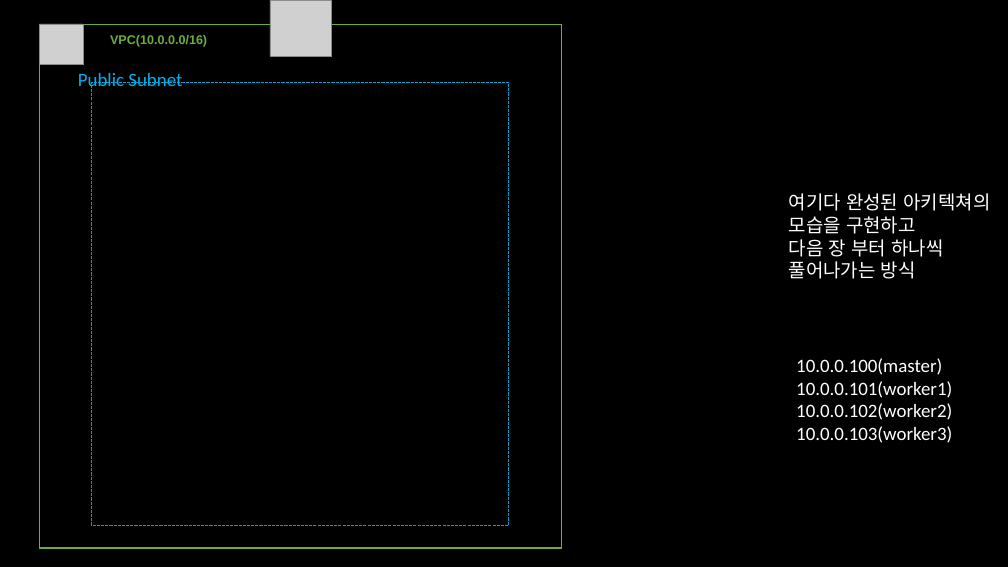
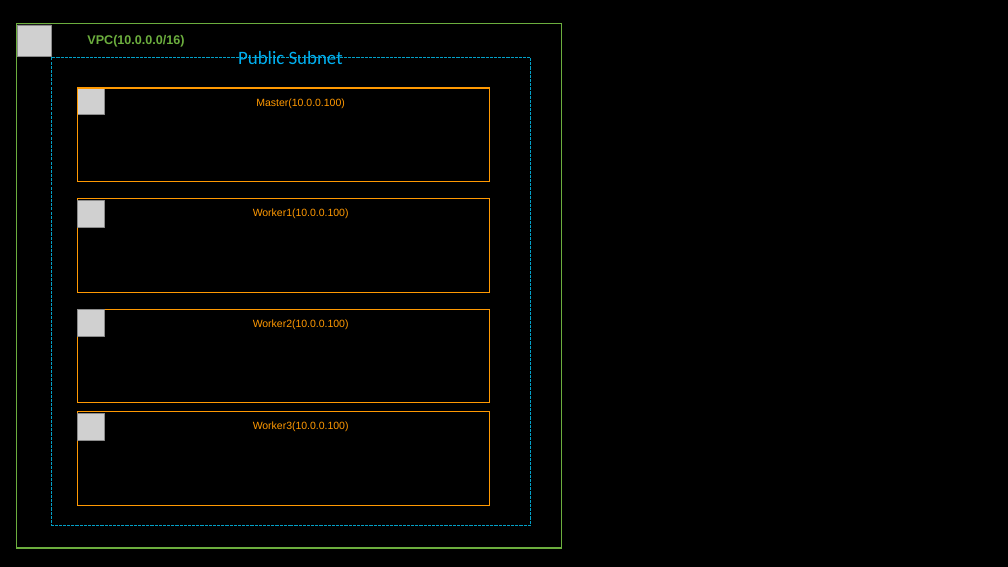
Before and after one commit to Simjunbo2/CloudformationProject, a slide deck: slide 3 of toyProject.pptx (slide 1 before the commit). Drawn at 1008x567 pixels with LibreOffice and Linux fonts; fonts in the diff are those of the drawing; grey boxes stand for pictures. Boxes give left, top, right and bottom in pixels: in the first picture for what was removed or moved away, otherwise in the second. Text is boxed around its words. In the diff, an @@ line names an element or a change of style, - is before the commit and + after.

```diff
--- a/toyProject.pptx
+++ b/toyProject.pptx
@@ rectangle "VPC(10.0.0.0/16)" resized from (x1=39, y1=25, x2=562, y2=548) to (x1=17, y1=24, x2=562, y2=548) @@
@@ picture resized from (x1=39, y1=24, x2=83, y2=64) to (x1=17, y1=25, x2=51, y2=56) @@
@@ picture removed at (x1=270, y1=0, x2=331, y2=56) @@
@@ rectangle resized from (x1=91, y1=82, x2=509, y2=526) to (x1=51, y1=57, x2=531, y2=526) @@
@@ text "Public Subnet" rewrapped from (x1=78, y1=73, x2=182, y2=92) to (x1=238, y1=51, x2=343, y2=64) @@
@@ picture added at (x1=78, y1=88, x2=104, y2=114) @@
@@ rectangle added at (x1=78, y1=88, x2=489, y2=181), outline #FF9902 1 pt, 10 pt, text #FF9902 @@
+Master(10.0.0.100)
@@ rectangle added at (x1=78, y1=199, x2=489, y2=293), outline #FF9902 1 pt, 10 pt, text #FF9902 @@
+Worker1(10.0.0.100)
@@ picture added at (x1=78, y1=200, x2=104, y2=227) @@
@@ text removed at (x1=789, y1=193, x2=991, y2=279) @@
-여기다 완성된 아키텍쳐의 모습을 구현하고
-다음 장 부터 하나씩 풀어나가는 방식
@@ rectangle added at (x1=78, y1=309, x2=489, y2=403), outline #FF9902 1 pt, 10 pt, text #FF9902 @@
+Worker2(10.0.0.100)
@@ picture added at (x1=78, y1=310, x2=104, y2=337) @@
@@ text removed at (x1=796, y1=358, x2=952, y2=443) @@
-10.0.0.100(master) 10.0.0.101(worker1)
-10.0.0.102(worker2)
-10.0.0.103(worker3)
@@ rectangle added at (x1=78, y1=412, x2=489, y2=506), outline #FF9902 1 pt, 10 pt, text #FF9902 @@
+Worker3(10.0.0.100)
@@ picture added at (x1=78, y1=414, x2=104, y2=440) @@
```
Also in this commit, not shown: 1 other slide changed, 3 slides added, 2 slides removed, 3 other files.
